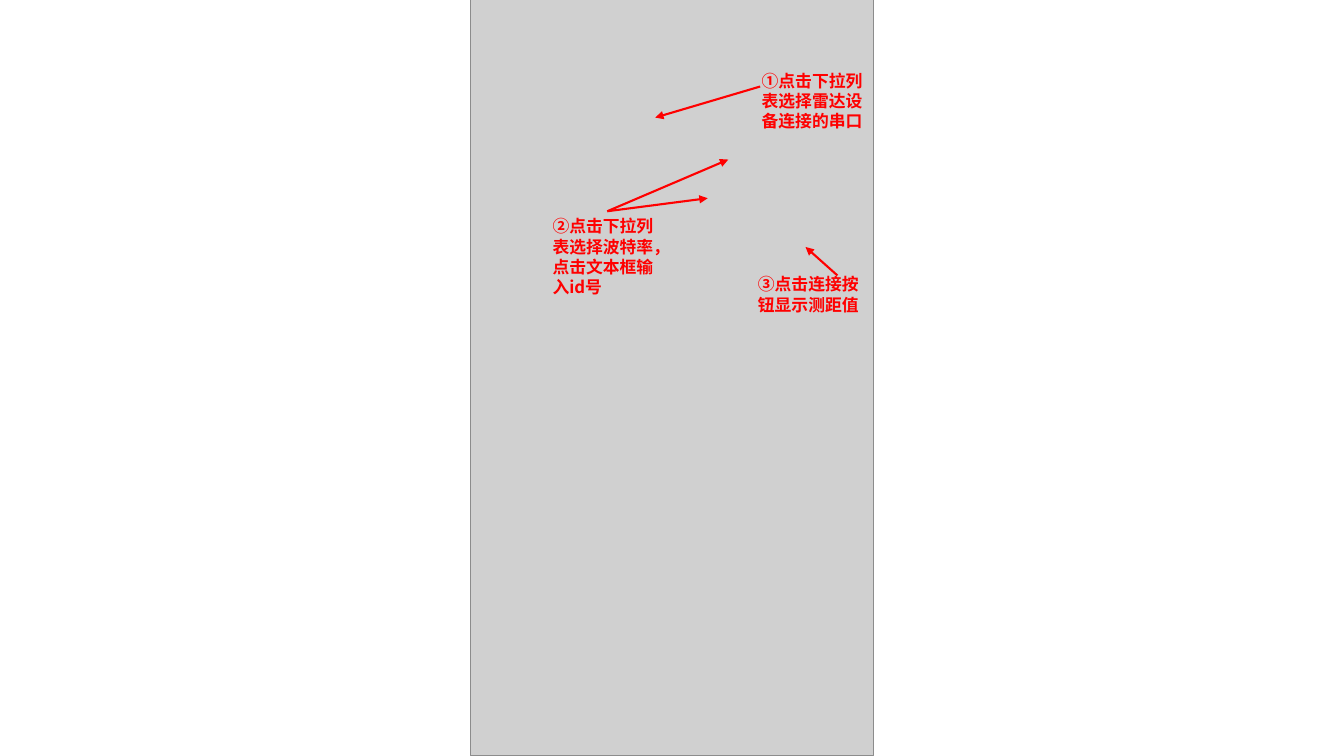
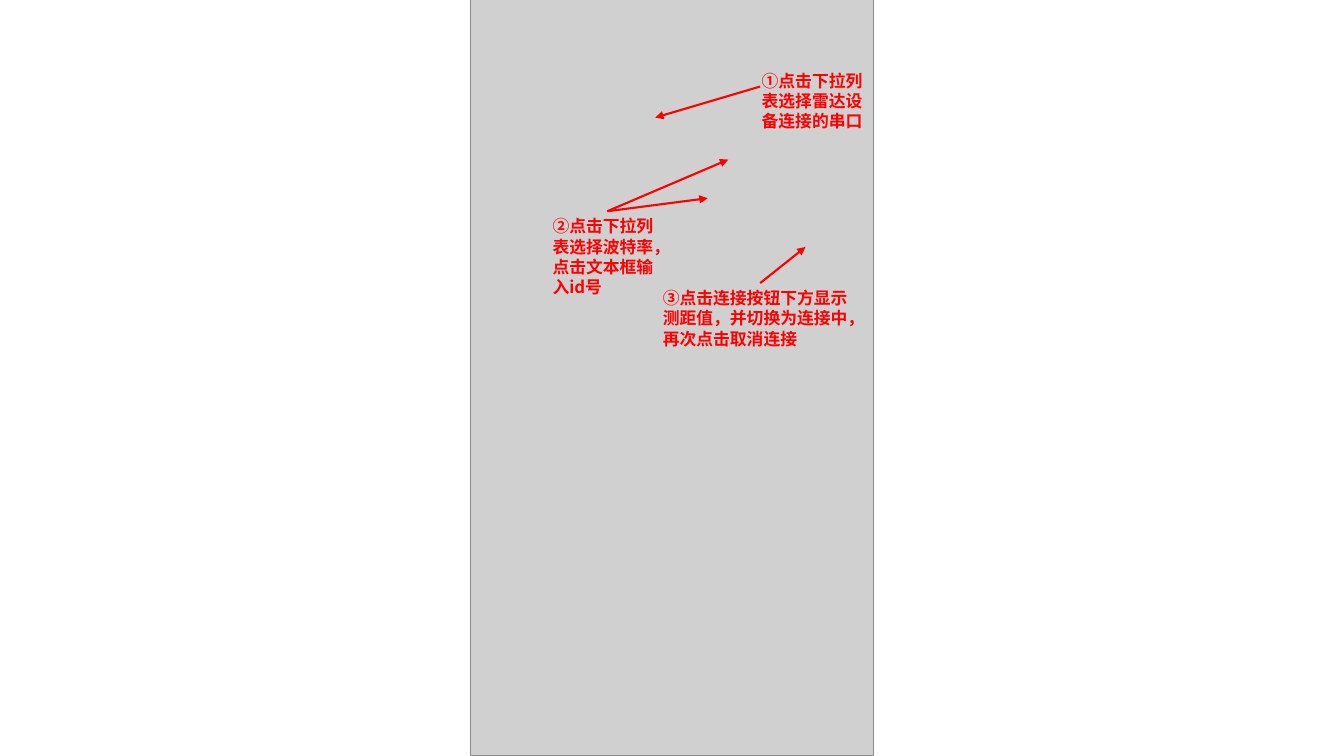
Before and after one commit to ahhlyy/lidar_project_gui, a slide deck: slide 2 of data/lidar_gui.pptx. Drawn at 1344x756 pixels with LibreOffice and Linux fonts; fonts in the diff are those of the drawing; grey boxes stand for pictures. Boxes give left, top, right and bottom in pixels: in the first picture for what was removed or moved away, otherwise in the second. Text is boxed around its words. In the diff, an @@ line names an element or a change of style, - is before the commit and + after.

```diff
--- a/data/lidar_gui.pptx
+++ b/data/lidar_gui.pptx
@@ arrow moved from (838, 275) - (806, 247) to (760, 283) - (806, 247) @@
@@ text at [663,309,864,347]: text changed @@
-③点击连接按钮显示测距值
+③点击连接按钮下方显示测距值，并切换为连接中，再次点击取消连接
```
Also in this commit, not shown: 3 other files.
